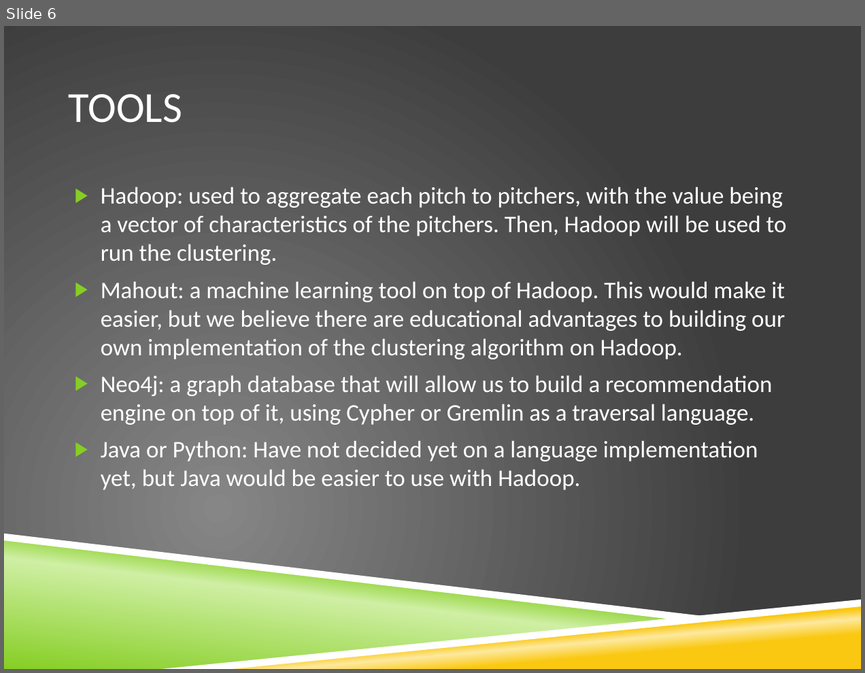
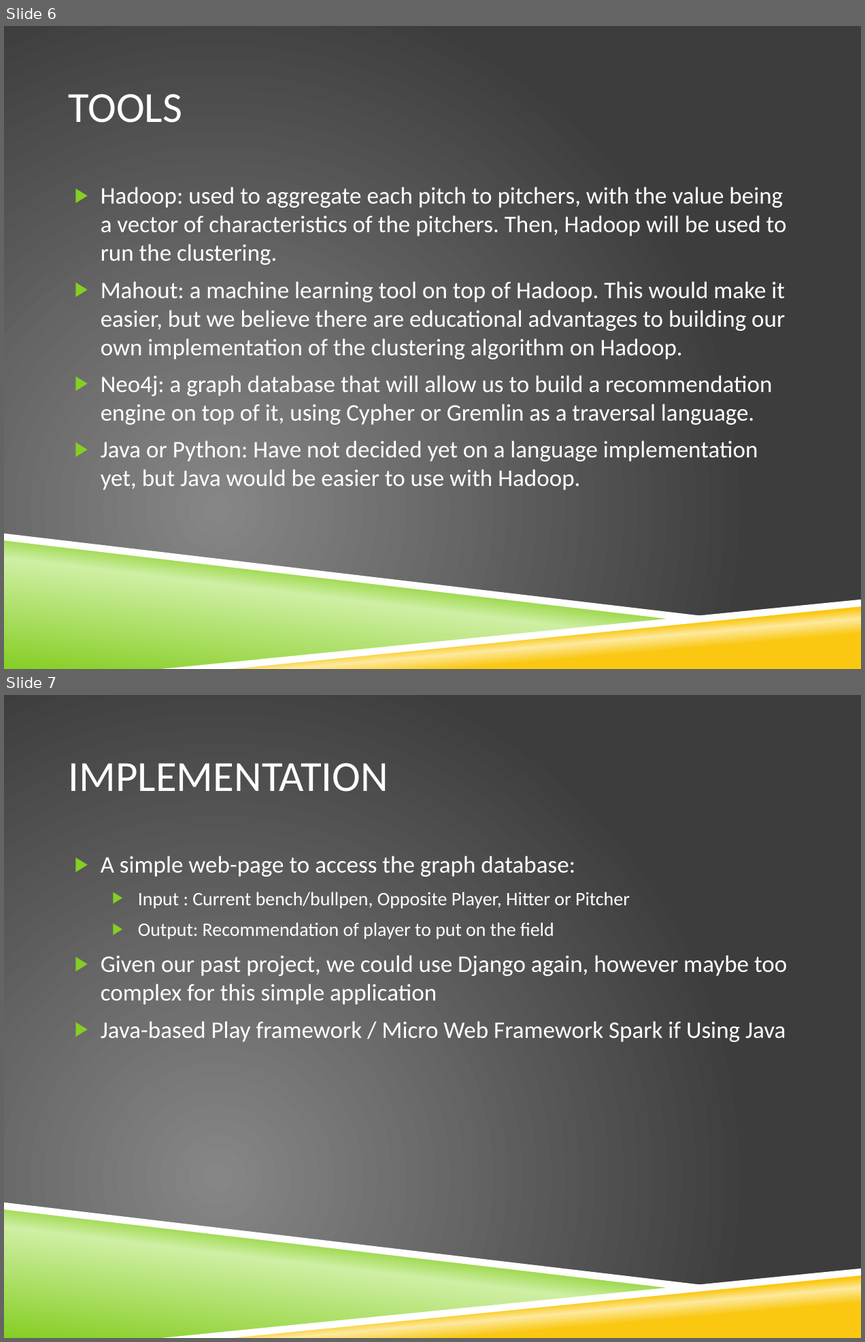
Before and after one commit to clementmiao/clementmiao-cs123, a slide deck: Proposal_Presentation.pptx. Shown one above the other, each under a label of ours: slide 6 before the commit, slides 6 and 7 after it. The pictures are 865x673 and 865x1342 pixels, drawn with LibreOffice and Linux fonts; fonts in the diff are those of the drawing; background and template pictures are left out. Boxes give left, top, right and bottom in pixels: in the first picture for what was removed or moved away, otherwise in the second. Text is boxed around its words. In the diff, an @@ line names an element or a change of style, - is before the commit and + after.

Commit message:
modified powerpoint

```diff
--- a/Proposal_Presentation.pptx
+++ b/Proposal_Presentation.pptx
@@ slide 7 added at [4, 695, 861, 1338], background picture (left out); not listed: 4 template elements that a slide beside it also shows @@
@@ title added at [68, 763, 388, 792], 36 pt, text #FFFFFF @@
+IMPLEMENTATION
@@ text added at [101, 855, 787, 1042], 20 pt, text #FFFFFF @@
+▶ A simple web-page to access the graph database:
+  ▶ Input : Current bench/bullpen, Opposite Player, Hitter or Pitcher
+  ▶ Output: Recommendation of player to put on the field
+▶ Given our past project, we could use Django again, however maybe too complex for this simple application
+▶ Java-based Play framework / Micro Web Framework Spark if Using Java
```
Also in this commit, not shown: 1 slide removed.
